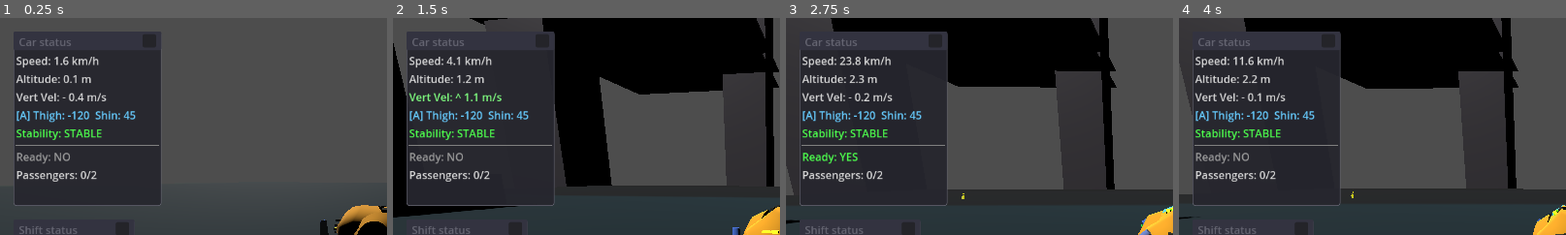
Above: before the commit, frames 1-4 (left to right).
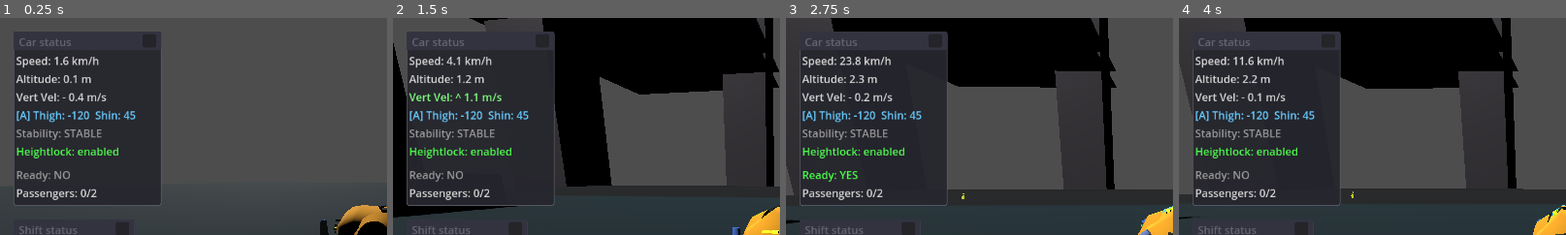
Above: after the commit, the same moments.

Repository: TaxiService/fcar
Game: Godot game, scene res://t&St_scene.tscn
The game is run twice, just before and just after one commit, with the same random seed, the same clock (stepped at 60 frames per second) and the same inputs. This scene is started directly instead of the project's main scene. The engine's default icon, where the game draws it, is replaced by a stand-in: a white triangle on a blue panel in a dark square.
Inputs (mouse positions are % of the whole screen's width and height, from its top left):
- Up to frame 1 (0.25 s): no input
- Up to frame 2 (1.5 s): tap R (toggle_ready_for_fares) at 0.5, 1.25 s; drag from (11, 23) to (60, 28) at 0.52 s; drag from (10, 57) to (45, 70) at 1.27 s
- Up to frame 3 (2.75 s): tap R (toggle_ready_for_fares) at 2 s; move the mouse to (60, 28) at 2.02 s; hold D (strafe_right) from 2.03 s (still down); tap V (toggle_auto_hover) at 2.1 s
- Up to frame 4 (4 s): release D (strafe_right) at 2.75 s; tap R (toggle_ready_for_fares) at 2.75, 3.5, 3.6 s; drag from (45, 70) to (20, 35) at 2.77 s; move the mouse to (80, 65) at 3.52 s; hold A (strafe_left) from 3.53 s (still down); tap Space (jump) at 3.77 s
The pictures show only the part of the screen within x 0-50%, y 0-50%; the shares and areas given below are measured in that part.

The runs differ from the first frame. In frame 1, 2.2% of the frame differs, in the area x 4-42%, y 51-84%; in frame 2, 2.2%; in frame 3, 2.4%; in frame 4, 2.2%.

Commit message:
added heightlock stats to debugwindow

Diff:
--- a/ui/DebugWindow.gd
+++ b/ui/DebugWindow.gd
@@ -18,6 +18,7 @@
 var passengers_label: Label
 var ready_label: Label
 var stability_label: Label
+var heightlock_label: Label
 
 
 func _ready():
@@ -65,6 +66,11 @@
 	stability_label = Label.new()
 	stability_label.text = "Stability: ---"
 	vbox.add_child(stability_label)
+
+	# Heightlock
+	heightlock_label = Label.new()
+	heightlock_label.text = "H-Lock: ---"
+	vbox.add_child(heightlock_label)
 
 	# Another separator
 	var sep2 = HSeparator.new()
@@ -143,7 +149,13 @@
 	if "is_stable" in car_ref:
 		var stable = car_ref.is_stable
 		stability_label.text = "Stability: %s" % ("STABLE" if stable else "UNSTABLE")
-		stability_label.add_theme_color_override("font_color", Color(0.3, 1.0, 0.3) if stable else Color(1.0, 0.3, 0.3))
+		stability_label.add_theme_color_override("font_color", Color(0.6, 0.6, 0.6, 1.0) if stable else Color(1.0, 0.3, 0.3))
+
+	# Update heightlock
+	if "lock_height" in car_ref:
+		var hlock = car_ref.lock_height
+		heightlock_label.text = "Heightlock: %s" % ("enabled" if hlock else "disabled")
+		heightlock_label.add_theme_color_override("font_color", Color(0.3, 1.0, 0.3) if hlock else Color(0.6, 0.6, 0.6, 1.0))
 
 	# Update ready status
 	if "is_ready_for_fares" in car_ref:
